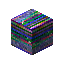
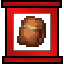
Layer changes from the first w=64, h=64 image to the second:
hid "Layer 3" over (11, 9, 53, 55)
added layer "Layer 15" above "Layer 14" over (17, 16, 46, 47)
showed "factory_crate_empty", moved it above "Layer 1 copy" over (13, 13, 51, 51)
added layer "Layer 1 copy" above "Layer 1" over (1, 0, 63, 64)